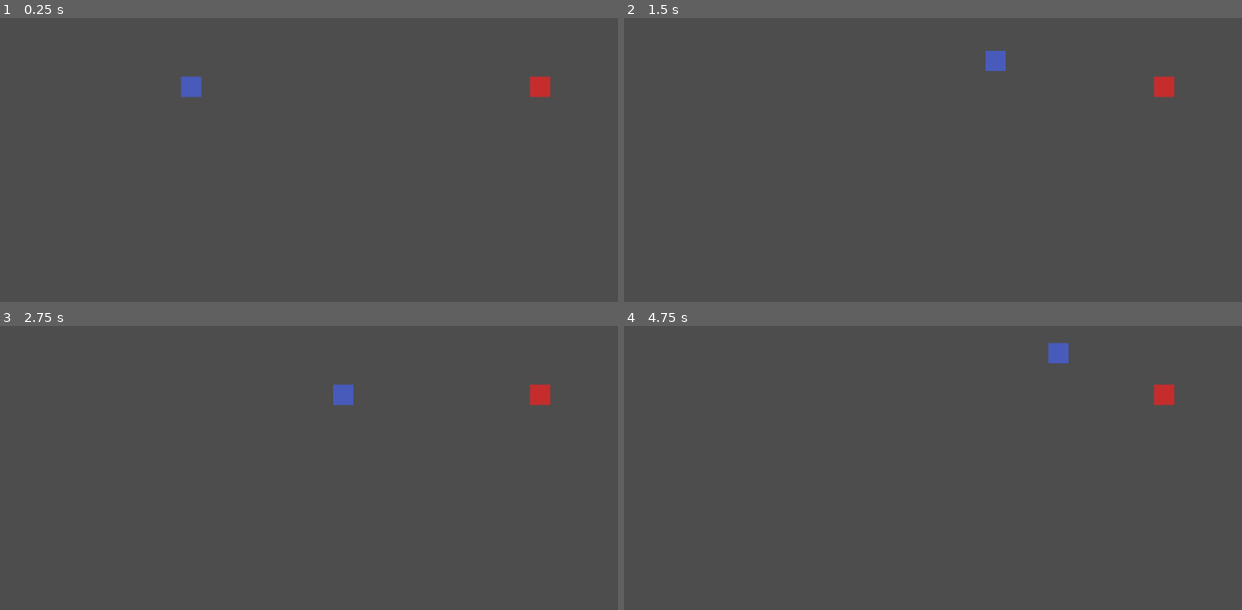
Above: before the commit, frames 1-4 (two rows, left to right).
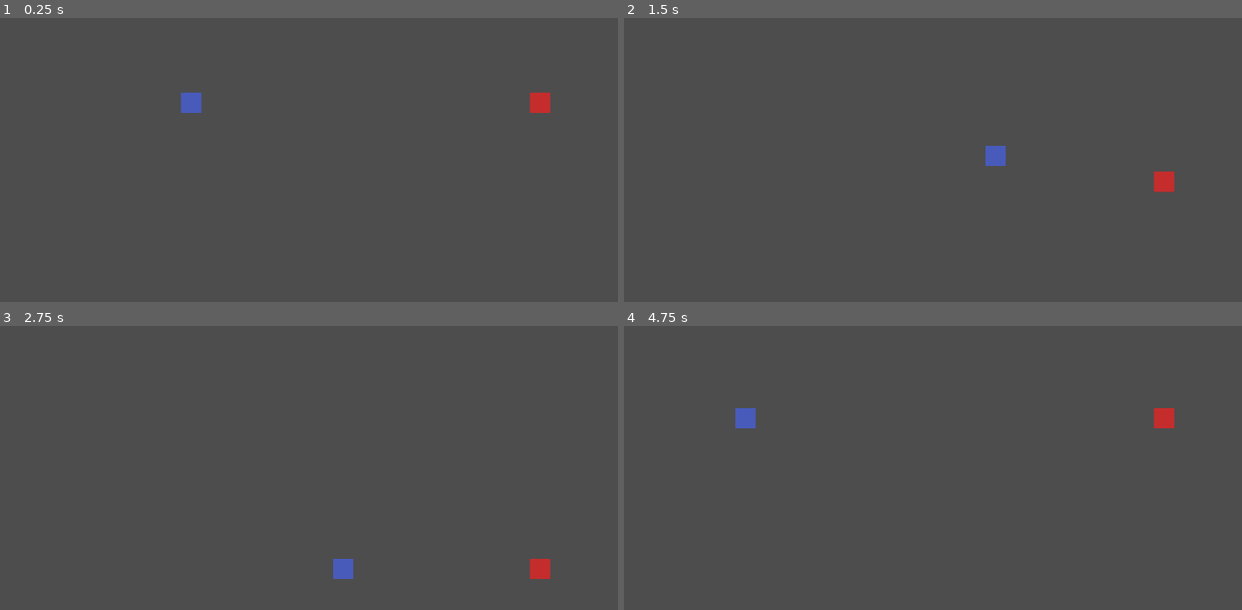
Above: after the commit, the same moments.

Repository: MatiasMy/SnowFlakeJam25
Game: Godot game, scene res://scenes/Game.tscn
Same seed, same stepped clock (60 frames per second), same inputs: the game is played once before the commit and once after it.
Inputs:
- Up to frame 1 (0.25 s): no input
- Up to frame 2 (1.5 s): hold D (right) from 0.53 s (still down); tap W (up) at 0.77 s
- Up to frame 3 (2.75 s): tap W (up) at 1.52 s; release D (right) at 2.03 s; hold A (left) from 2.03 s (still down)
- Up to frame 4 (4.75 s): release A (left) at 2.78 s; hold D (right) 2.78-4.28 s; tap W (up) at 3.02, 3.77, 4.52 s; tap Enter at 4.25 s; hold A (left) from 4.28 s (still down)

The runs differ from the first frame. In frame 1, 0.8% of the frame differs, in the area x 29-90%, y 20-34%; in frame 2, 1.0%, in the area x 58-90%, y 11-62%; in frame 3, 1.0%; in frame 4, 1.0%.

Commit message:
basic gaming

Diff:
--- /dev/null
+++ b/project_mirror/Scenes/murder_place.tscn
@@ -0,0 +1,18 @@
+[gd_scene load_steps=3 format=3 uid="uid://7en87f806ogq"]
+
+[ext_resource type="Script" uid="uid://b64xsmiq5vgdp" path="res://scripts/murder_place.gd" id="1_754m4"]
+
+[sub_resource type="WorldBoundaryShape2D" id="WorldBoundaryShape2D_cugkl"]
+
+[node name="MurderPlace" type="Area2D"]
+script = ExtResource("1_754m4")
+
+[node name="CollisionShape2D" type="CollisionShape2D" parent="."]
+shape = SubResource("WorldBoundaryShape2D_cugkl")
+
+[node name="Timer" type="Timer" parent="."]
+wait_time = 0.5
+one_shot = true
+
+[connection signal="body_entered" from="." to="." method="_on_body_entered"]
+[connection signal="timeout" from="Timer" to="." method="_on_timer_timeout"]
--- a/project_mirror/scenes/Game.tscn
+++ b/project_mirror/scenes/Game.tscn
@@ -1,6 +1,8 @@
-[gd_scene load_steps=4 format=3 uid="uid://drjijqr5tc8ne"]
+[gd_scene load_steps=6 format=3 uid="uid://drjijqr5tc8ne"]
 
+[ext_resource type="Script" uid="uid://0d7hdufjl82r" path="res://scripts/cameramovement.gd" id="1_cpr0p"]
 [ext_resource type="PackedScene" uid="uid://i5br82scl3wh" path="res://scenes/mirrored_boy.tscn" id="1_qbsmt"]
+[ext_resource type="PackedScene" uid="uid://7en87f806ogq" path="res://scenes/murder_place.tscn" id="2_78awf"]
 [ext_resource type="PackedScene" uid="uid://da3oxre7ja4qi" path="res://scenes/the_boy.tscn" id="2_cpr0p"]
 
 [sub_resource type="WorldBoundaryShape2D" id="WorldBoundaryShape2D_qbsmt"]
@@ -8,6 +10,10 @@
 [node name="Game" type="Node2D"]
 
 [node name="Camera2D" type="Camera2D" parent="."]
+script = ExtResource("1_cpr0p")
+
+[node name="MurderPlace" parent="Camera2D" instance=ExtResource("2_78awf")]
+position = Vector2(2, 368)
 
 [node name="MirroredBoy" parent="." instance=ExtResource("1_qbsmt")]
 position = Vector2(277, -30)
--- /dev/null
+++ b/project_mirror/scripts/cameramovement.gd
@@ -0,0 +1,5 @@
+extends Camera2D
+
+# Called every frame. 'delta' is the elapsed time since the previous frame.
+func _process(delta: float) -> void:
+	position.y -= 100 * delta
--- a/project_mirror/scripts/mirrored_boy.gd
+++ b/project_mirror/scripts/mirrored_boy.gd
@@ -18,7 +18,7 @@
 	# As good practice, you should replace UI actions with custom gameplay actions.
 	var direction := Input.get_axis("ui_left", "ui_right")
 	if direction:
-		velocity.x = direction * SPEED
+		velocity.x = direction * SPEED * delta * 60
 	else:
 		velocity.x = move_toward(velocity.x, 0, SPEED)
 
--- /dev/null
+++ b/project_mirror/scripts/murder_place.gd
@@ -0,0 +1,9 @@
+extends Area2D
+@onready var timer: Timer = $Timer
+
+func _on_body_entered(body: Node2D) -> void:
+	print("death time")
+	timer.start()
+
+func _on_timer_timeout() -> void:
+	get_tree().reload_current_scene()
--- a/project_mirror/scripts/the_boy.gd
+++ b/project_mirror/scripts/the_boy.gd
@@ -17,9 +17,9 @@
 	# Get the input direction and handle the movement/deceleration.
 	# As good practice, you should replace UI actions with custom gameplay actions.
 	if Input.is_action_pressed("right"):
-		velocity.x =  1 * SPEED
+		velocity.x =  1 * SPEED * delta * 60
 	else: if Input.is_action_pressed("left"):
-		velocity.x = -1 * SPEED
+		velocity.x = -1 * SPEED * delta * 60
 	else:
 		velocity.x = 0
 	move_and_slide()
Not shown, changed: project_mirror/Assets/Audio/Music/Block.png.import
Not shown, changed: project_mirror/Assets/Textures/Block.png.import
Not shown, added: project_mirror/scripts/cameramovement.gd.uid
Not shown, added: project_mirror/scripts/murder_place.gd.uid
